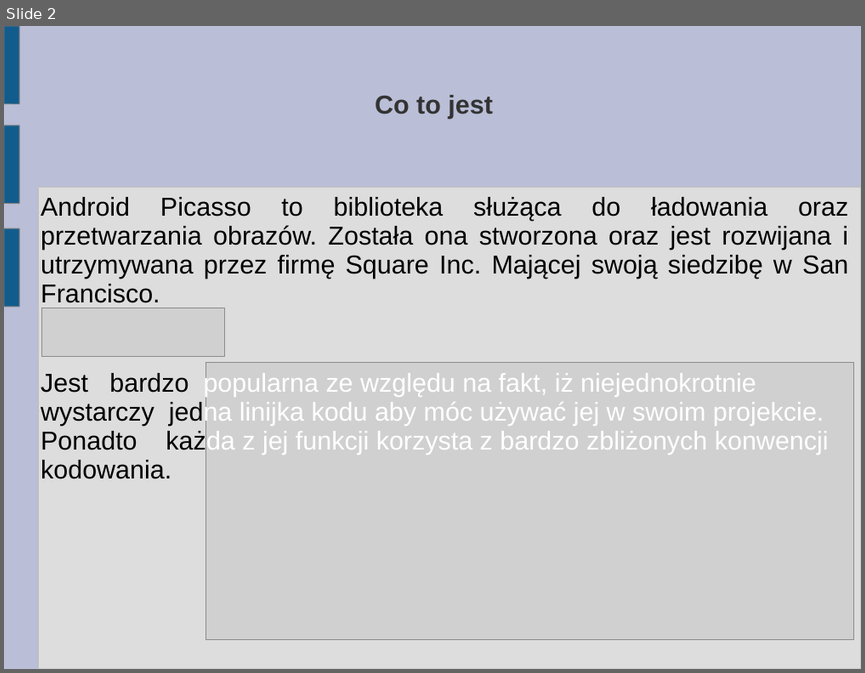
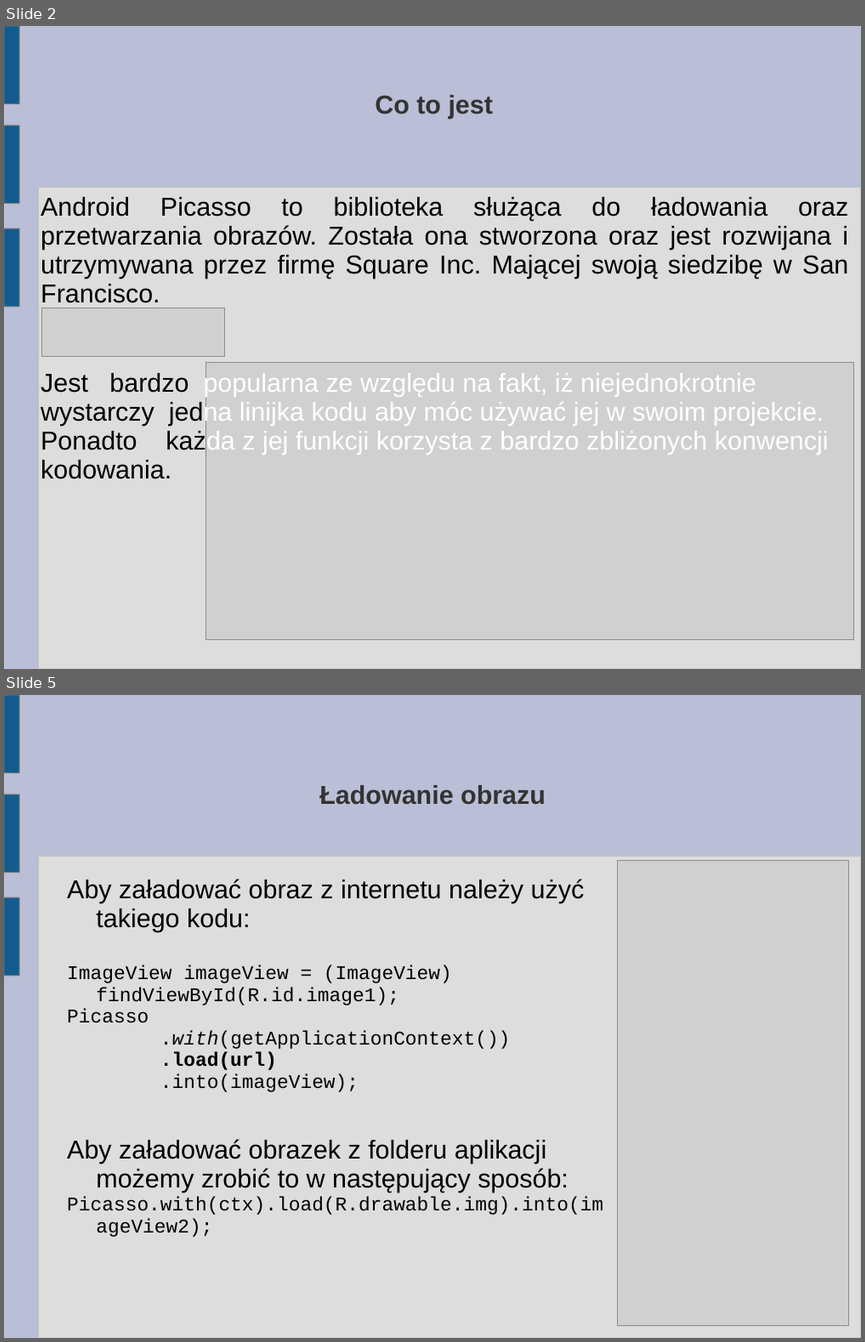
Before and after one commit to karolbisztyga/studies, a slide deck: android/picassopresentation/prezentacja.ppt. Shown one above the other, each under a label of ours: slide 2 before the commit, slides 2 and 5 after it; the slides between them are not shown. The pictures are 865x673 and 865x1342 pixels, drawn with LibreOffice and Linux fonts; fonts in the diff are those of the drawing; grey boxes stand for pictures. Boxes give left, top, right and bottom in pixels: in the first picture for what was removed or moved away, otherwise in the second. Text is boxed around its words. In the diff, an @@ line names an element or a change of style, - is before the commit and + after.

```diff
--- a/android/picassopresentation/prezentacja.ppt
+++ b/android/picassopresentation/prezentacja.ppt
@@ slide 5 added at (x1=4, y1=695, x2=861, y2=1338), background #BABED6; not listed: 4 template elements that a slide beside it also shows @@
@@ title added at (x1=319, y1=785, x2=545, y2=805), 24 pt, text #333333, bold @@
+Ładowanie obrazu
@@ picture added at (x1=618, y1=861, x2=849, y2=1326) @@
@@ text added at (x1=67, y1=879, x2=603, y2=1214), 18 pt, text #000000 @@
+Aby załadować obraz z internetu należy użyć takiego kodu:
+ImageView imageView = (ImageView) findViewById(R.id.image1);
+Picasso
+.with(getApplicationContext())
+.load(url)
+.into(imageView);
+Aby załadować obrazek z folderu aplikacji możemy zrobić to w następujący sposób:
+Picasso.with(ctx).load(R.drawable.img).into(imageView2);
```
Also in this commit, not shown: 12 other slides added, 1 slide removed, 2 other files.
